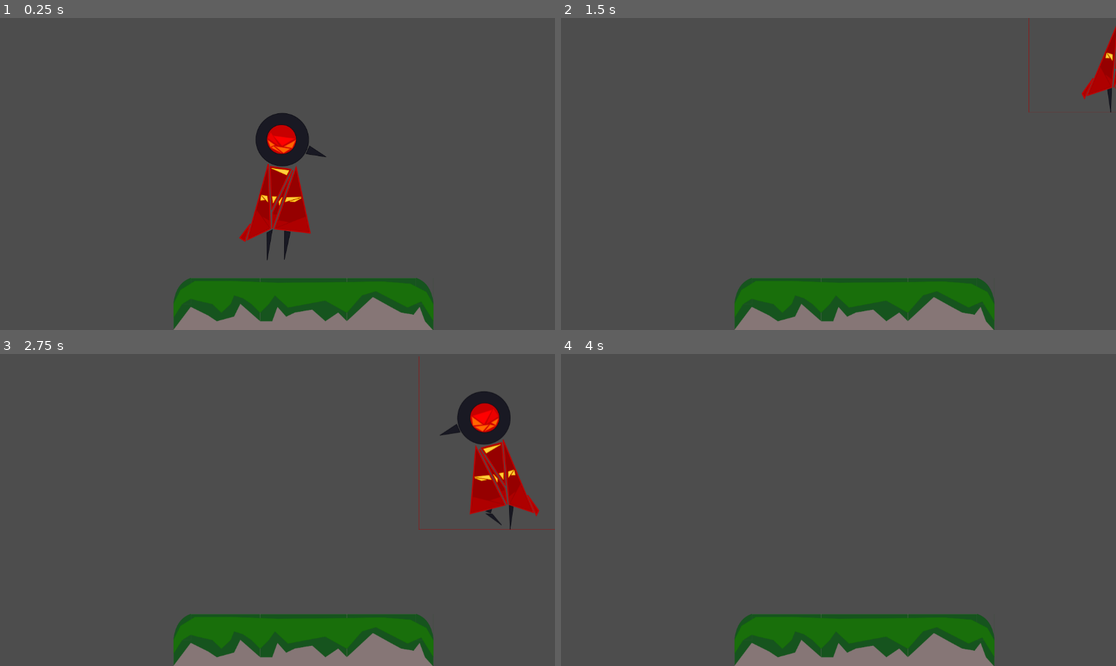
Above: before the commit, frames 1-4 (two rows, left to right).
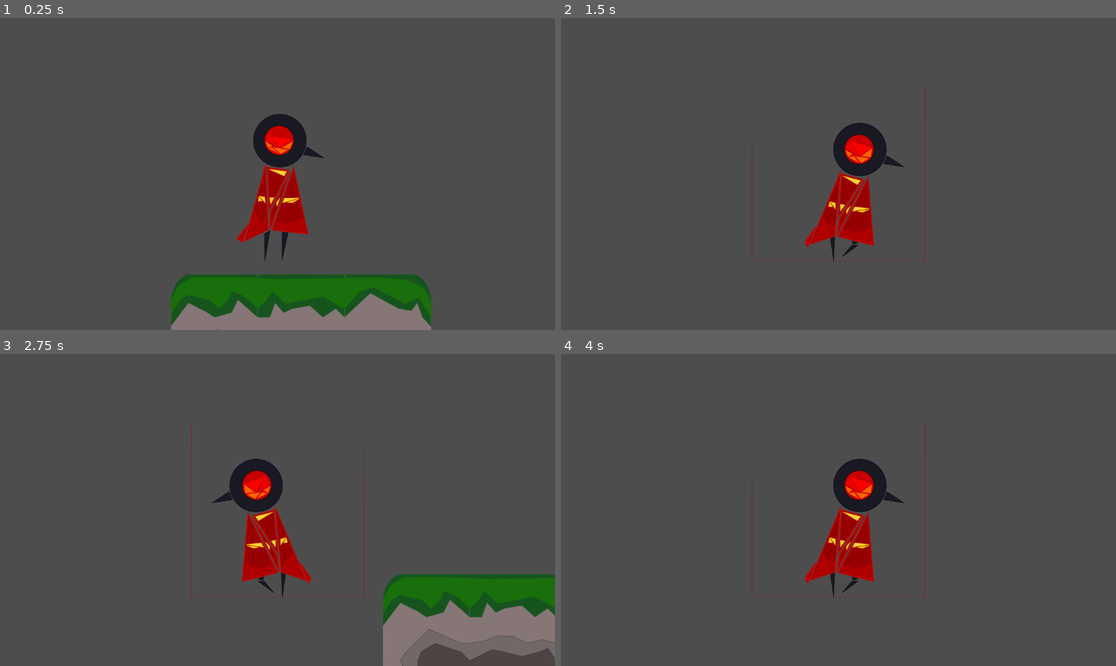
Above: after the commit, the same moments.

Repository: cursedeclise/Phantoms-II
Game: Godot game, scene res://Levels/testingground.tscn
Same seed, same stepped clock (60 frames per second), same inputs: the game is played once before the commit and once after it. The project has no main scene, so this scene is started directly.
Inputs:
- Up to frame 1 (0.25 s): no input
- Up to frame 2 (1.5 s): tap Enter at 0.5 s; hold D (walkright) from 0.53 s (still down); tap Space (jump) at 0.77 s
- Up to frame 3 (2.75 s): tap Space (jump) at 1.52 s; release D (walkright) at 2.03 s; hold A (walkleft) from 2.03 s (still down)
- Up to frame 4 (4 s): release A (walkleft) at 2.78 s; hold D (walkright) from 2.78 s (still down); tap Space (jump) at 3.02, 3.77 s

The runs differ from the first frame. In frame 1, 3.6% of the frame differs, in the area x 30-79%, y 30-100%; in frame 2, 12%; in frame 3, 20%, in the area x 31-100%, y 0-100%; in frame 4, 11%.

Commit message:
tuned physics

Diff:
--- a/Levels/testingground.tscn
+++ b/Levels/testingground.tscn
@@ -1,9 +1,7 @@
-[gd_scene load_steps=6 format=4 uid="uid://crhp1tnh8pnqx"]
+[gd_scene load_steps=5 format=4 uid="uid://crhp1tnh8pnqx"]
 
 [ext_resource type="PackedScene" uid="uid://dj35ut3k6jn6s" path="res://global-objects/birdley.tscn" id="1_vpocr"]
 [ext_resource type="Texture2D" uid="uid://cngxj6cpvyqey" path="res://Art/tilemapstart.svg" id="2_ookmi"]
-
-[sub_resource type="WorldBoundaryShape2D" id="WorldBoundaryShape2D_16h8n"]
 
 [sub_resource type="TileSetAtlasSource" id="TileSetAtlasSource_ookmi"]
 texture = ExtResource("2_ookmi")
@@ -79,12 +77,6 @@
 
 [node name="Testingground" type="Node2D"]
 
-[node name="StaticBody2D" type="StaticBody2D" parent="."]
-position = Vector2(588, 536)
-
-[node name="CollisionShape2D" type="CollisionShape2D" parent="StaticBody2D"]
-shape = SubResource("WorldBoundaryShape2D_16h8n")
-
 [node name="Birdley" parent="." instance=ExtResource("1_vpocr")]
 position = Vector2(581, 292)
 
--- a/global-objects/birdley.gd
+++ b/global-objects/birdley.gd
@@ -1,8 +1,8 @@
 extends CharacterBody2D
 @onready var animated_sprite=$AnimatedSprite2D
-const SPEED=600
-const JUMPVELOCITY=-800
-const GRAVITY=900
+const SPEED=800
+const JUMPVELOCITY=-1200
+const GRAVITY=1200
 
 
 func _physics_process(delta):
--- a/global-objects/birdley.tscn
+++ b/global-objects/birdley.tscn
@@ -101,3 +101,5 @@
 [node name="Damagehitbox" type="CollisionShape2D" parent="."]
 position = Vector2(0, 12)
 shape = SubResource("CapsuleShape2D_l8bwd")
+
+[node name="Camera2D" type="Camera2D" parent="."]
